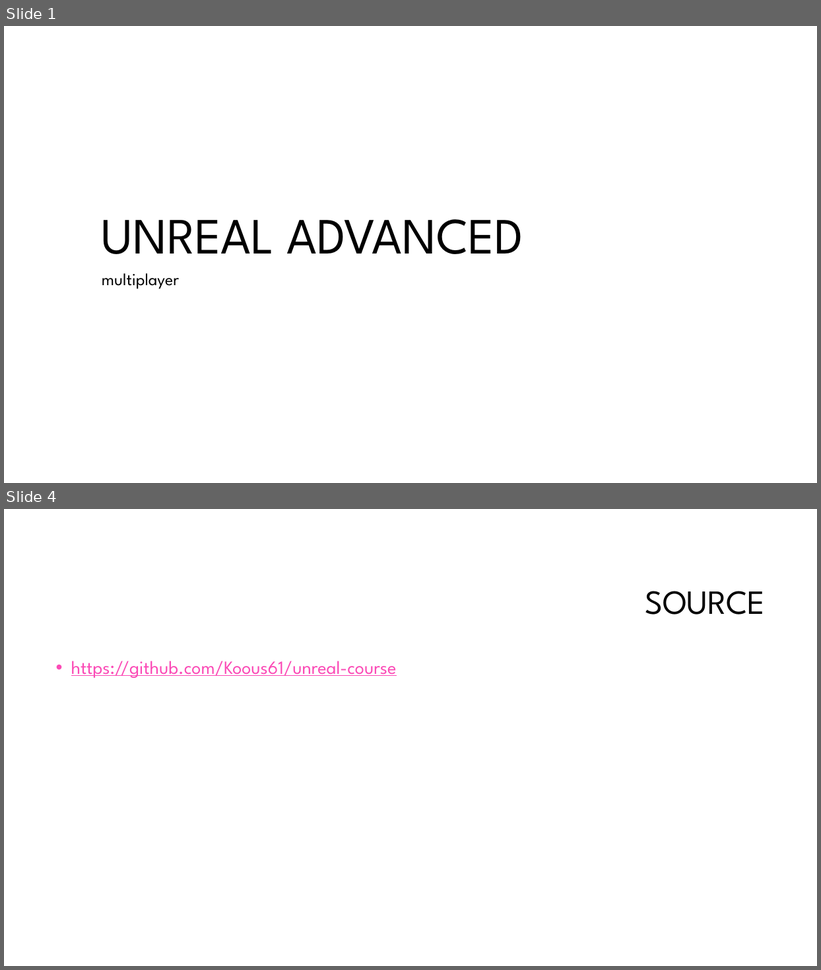
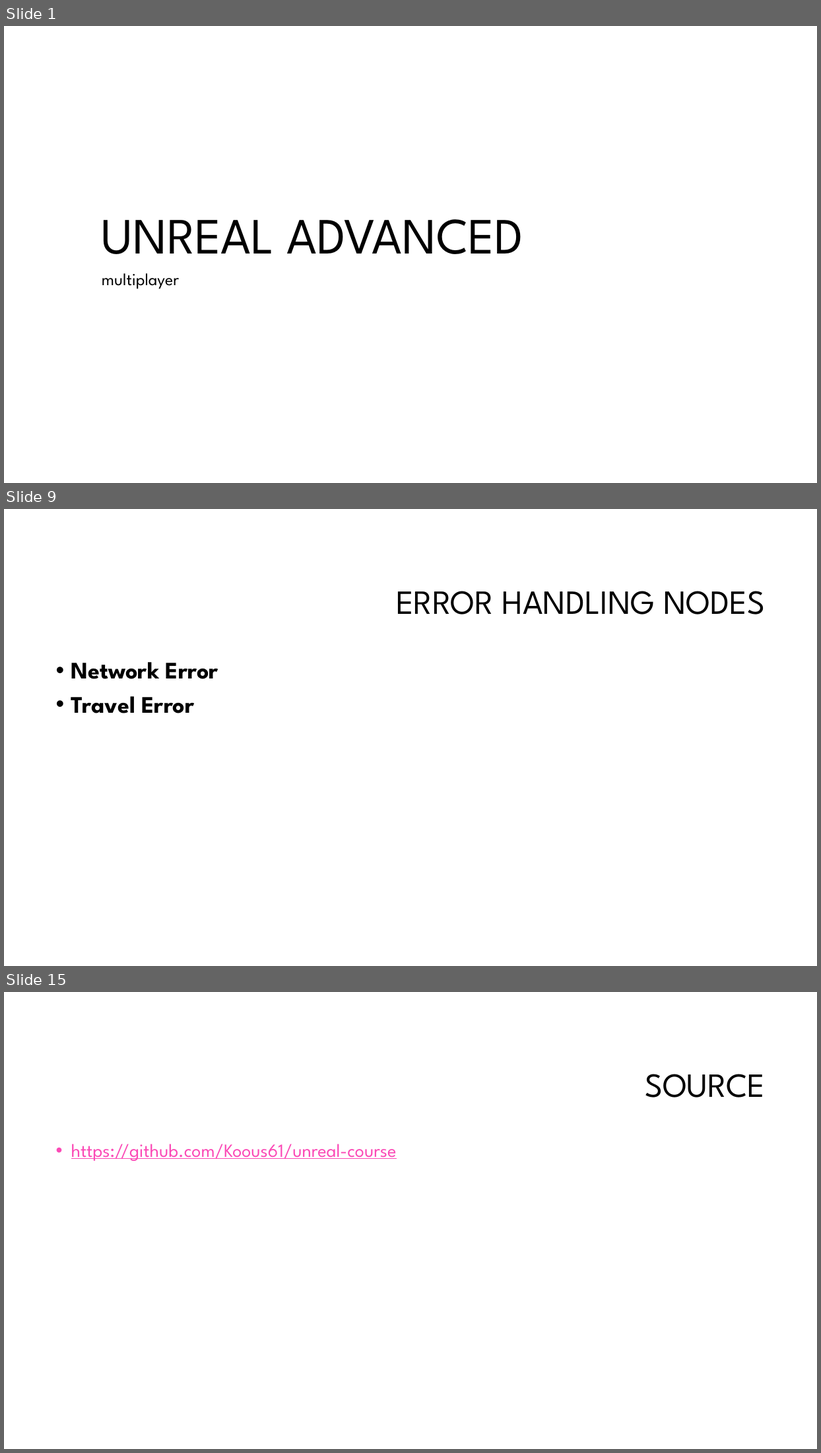
Before and after one commit to Koous61/unreal-course, a slide deck: Multiplayer[2].pptm. Shown one above the other, each under a label of ours: slides 1 and 4 before the commit, slides 1, 9 and 15 after it; the slides between them are not shown. The pictures are 821x970 and 821x1453 pixels, drawn with LibreOffice and Linux fonts; fonts in the diff are those of the drawing; background and template pictures are left out. Boxes give left, top, right and bottom in pixels: in the first picture for what was removed or moved away, otherwise in the second. Text is boxed around its words. In the diff, an @@ line names an element or a change of style, - is before the commit and + after.

```diff
--- a/Multiplayer[2].pptm
+++ b/Multiplayer[2].pptm
@@ slide 9 added at (4, 509, 817, 966), background #FFFFFF @@
@@ title added at (396, 591, 765, 615), 40 pt, text #000000 @@
+ERROR HANDLING NODES
@@ text added at (71, 662, 218, 714), 28 pt, text #000000, bold @@
+• Network Error
+• Travel Error
@@ what was slide 4 is now slide 15 @@
```
Also in this commit, not shown: 1 slide changed, 11 other slides added, 1 slide removed.
